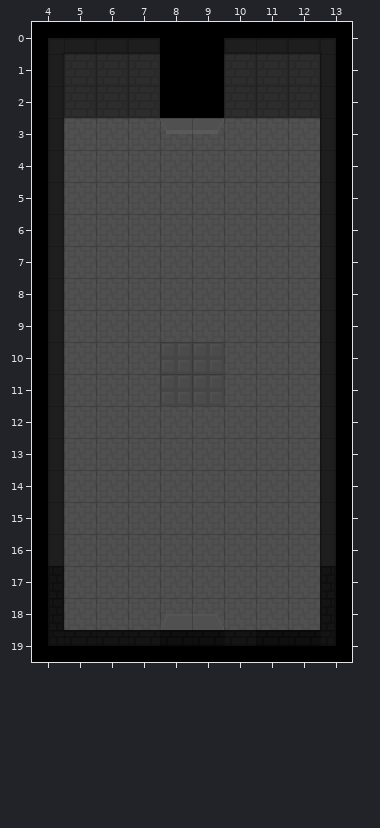
Tiled map -- android/assets/maps/entryway.tmx. That is the earlier state.
Cells are 16x16 px. Shown: x 4..13, y 0..19.
After:
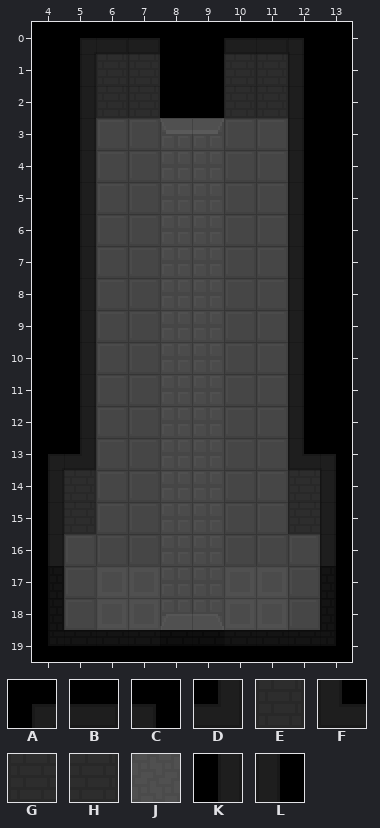
Key: from "tileset": A 0, B 1, C 3, D 4, E 5, F 6, G 8, H 10, J 12, K 24, L 27.
_ is an empty cell.
From old to new:
Layer "background1":
y 0: x 4..5 AB -> _A; x 12..13 BC -> C_
y 1..2: x 4..5 KE -> _K; x 12..13 EL -> L_
y 3..12: x 4..5 KJ -> _K; x 12..13 JL -> L_
y 13: x 4..5 KJ -> AD; x 12..13 JL -> FC
y 14..15: x 5 J -> H; x 12 J -> G
Pixel boxes of the changes (left, top, right, bottom) in both pictures:
changed: (48, 38, 96, 534)
changed: (288, 38, 336, 534)
